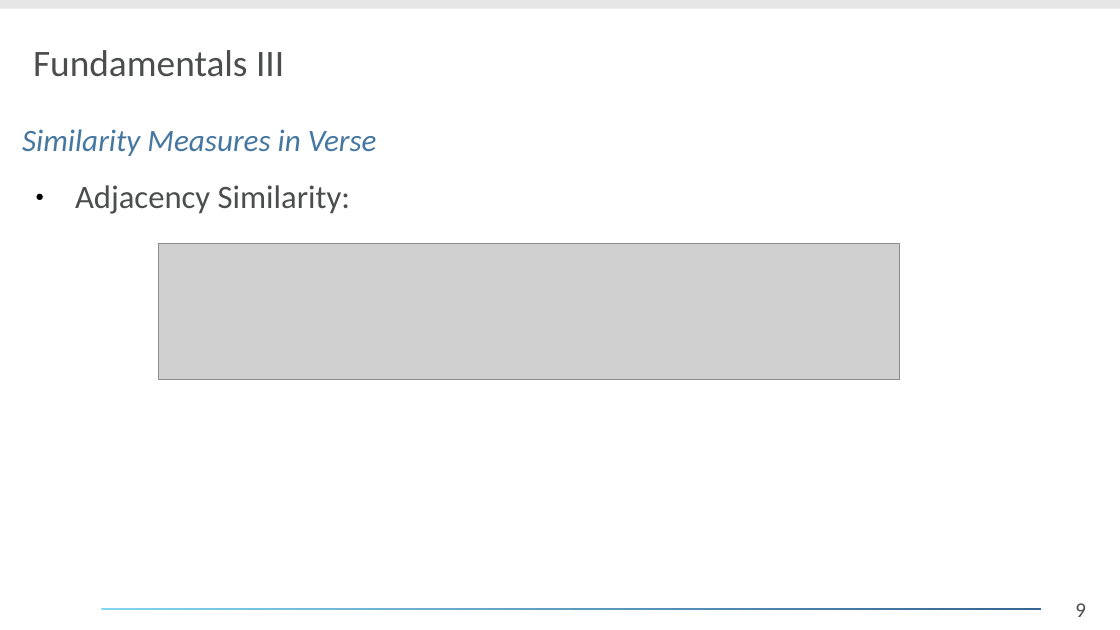
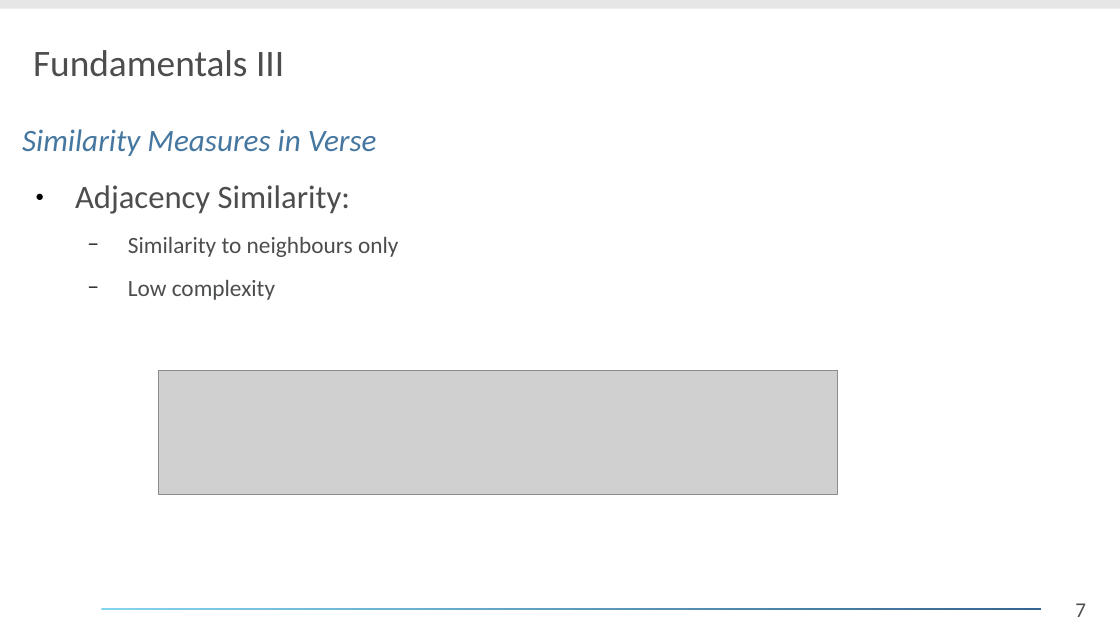
Before and after one commit to daelmo/DB2GraphGenerator, a slide deck: slide 7 of presentation/Analyse_eines_Forschungsthemas.odp (slide 9 before the commit). Drawn at 1120x630 pixels with LibreOffice and Linux fonts; fonts in the diff are those of the drawing; grey boxes stand for pictures; background and template pictures are left out. Boxes give left, top, right and bottom in pixels: in the first picture for what was removed or moved away, otherwise in the second. Text is boxed around its words. In the diff, an @@ line names an element or a change of style, - is before the commit and + after.

```diff
--- a/presentation/Analyse_eines_Forschungsthemas.odp
+++ b/presentation/Analyse_eines_Forschungsthemas.odp
@@ text at (128, 237, 398, 300): paragraphs added @@
+  − Similarity to neighbours only
+  − Low complexity
@@ picture: place and size @@
-picture at (159, 244, 899, 380)
+picture at (159, 371, 838, 495)
@@ page number at (1075, 603, 1086, 617): text changed @@
-9
+7
```
Also in this commit, not shown: 13 other slides changed, 1 slide added, 6 slides removed.
